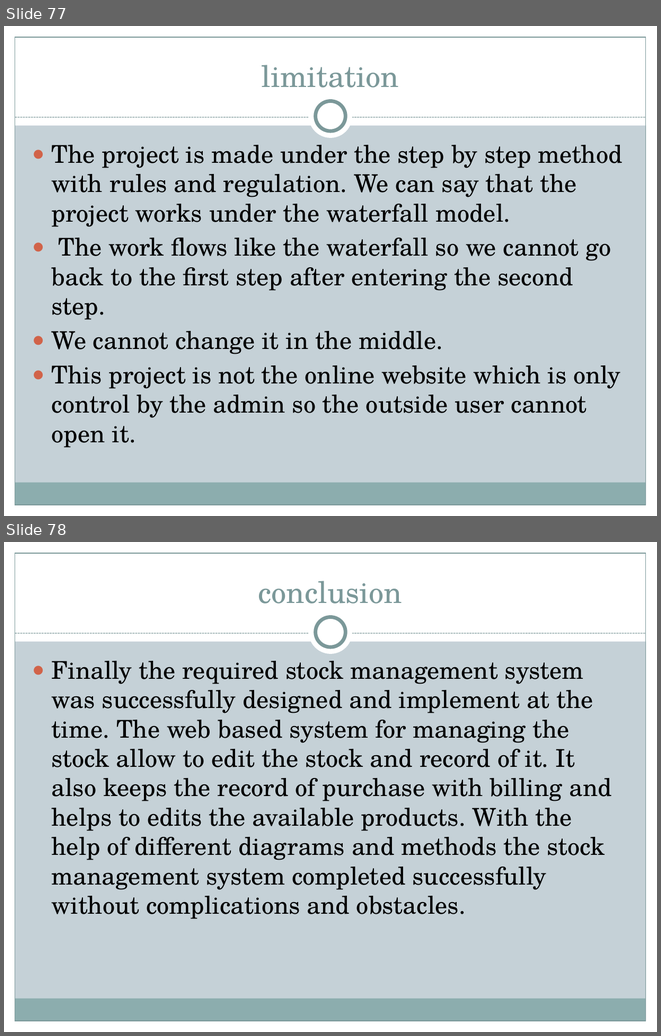
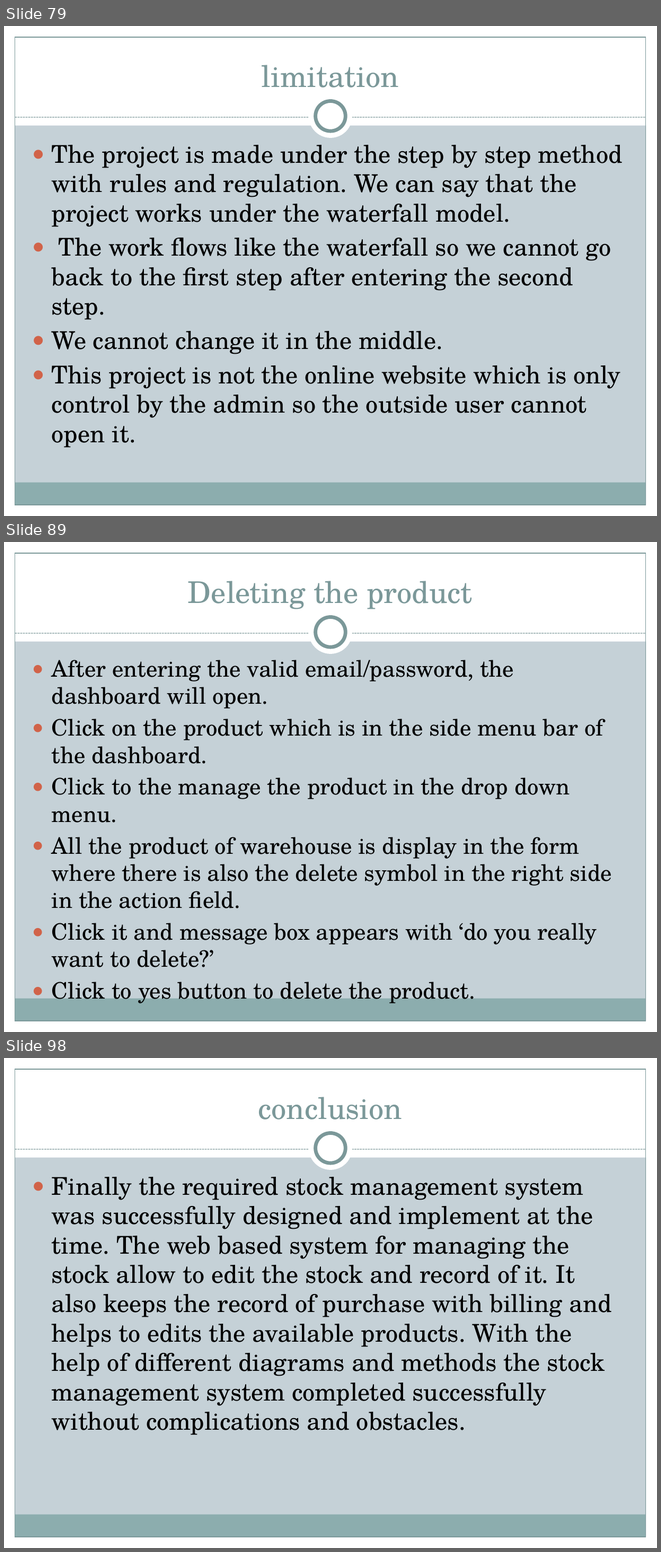
Before and after one commit to mandiratamang/SMS, a slide deck: stock management system/pp of sms.pptx. Shown one above the other, each under a label of ours: slides 77 and 78 before the commit, slides 79, 89 and 98 after it; the slides between them are not shown. The pictures are 661x1036 and 661x1552 pixels, drawn with LibreOffice and Linux fonts; fonts in the diff are those of the drawing. Boxes give left, top, right and bottom in pixels: in the first picture for what was removed or moved away, otherwise in the second. Text is boxed around its words. In the diff, an @@ line names an element or a change of style, - is before the commit and + after.

```diff
--- a/stock management system/pp of sms.pptx
+++ b/stock management system/pp of sms.pptx
@@ slide 89 added at (4,542,657,1032), background #C5D1D7; not listed: 9 template elements that a slide beside it also shows @@
@@ title added at (188,581,473,609), 33 pt, text #7C999A @@
+Deleting the product
@@ text added at (52,660,612,967), 25 pt, text #000000 @@
+● After entering the valid email/password, the dashboard will open.
+● Click on the product which is in the side menu bar of the dashboard.
+● Click to the manage the product in the drop down menu.
+● All the product of warehouse is display in the form where there is also the delete symbol in the right side in the action field.
+● Click it and message box appears with ‘do you really want to delete?’
+● Click to yes button to delete the product.
@@ what was slide 77 is now slide 79 @@
@@ what was slide 78 is now slide 98 @@
```
Also in this commit, not shown: 9 slides changed, 19 other slides added, 13 other files.
